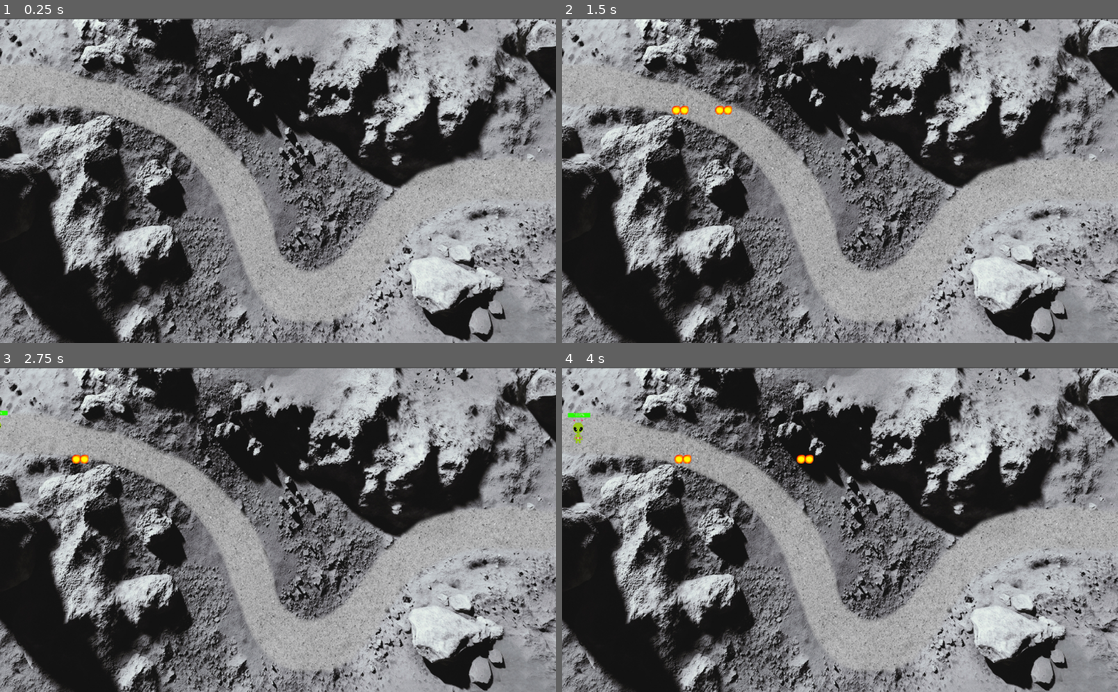
Above: before the commit, frames 1-4 (two rows, left to right).
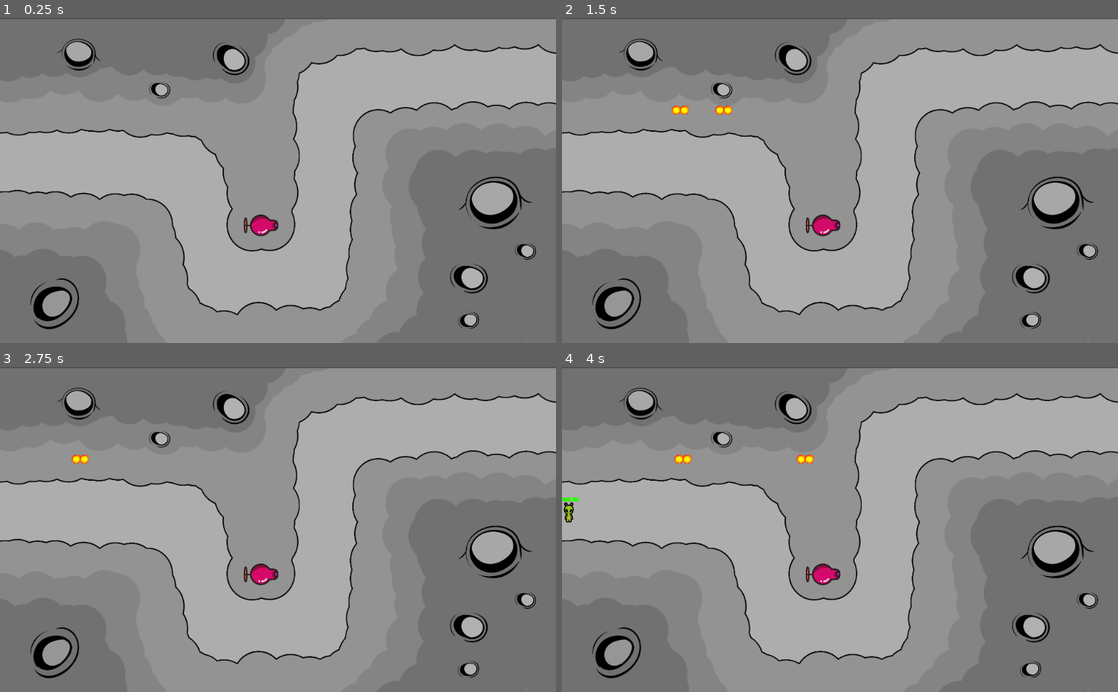
Above: after the commit, the same moments.

Repository: emilioeigler/Lunar_defense
Game: Godot game, scene res://Scenes/Level01.tscn
Two runs of this game, one before a commit and one after it. Both use one fixed random seed, a clock stepped at 60 frames per second and the inputs below. This scene is started directly instead of the project's main scene.
Inputs:
- Up to frame 1 (0.25 s): no input
- Up to frame 2 (1.5 s): tap Enter (ui_accept) at 0.5, 0.77 s
- Up to frame 3 (2.75 s): tap Enter (ui_accept) at 1.52 s
- Up to frame 4 (4 s): tap Enter (ui_accept) at 3.02, 3.77 s

The runs differ from the first frame. In frame 1, 77% of the frame differs, in the area x 0-100%, y 0-100%; in frame 2, 77%; in frame 3, 77%; in frame 4, 77%.

Commit message:
lista de enemigos + modulate alpha

Diff:
--- /dev/null
+++ b/Scenes/Arma01.gd
@@ -0,0 +1,63 @@
+extends Node2D
+
+export(PackedScene) var Bala
+
+var vida_enemy = 0
+var direction = true
+var vectorDirection
+var vectorPosition
+var timer = 0
+var disparar = 0
+var enemy_target = null
+var lista_enemy = []
+
+
+# Called when the node enters the scene tree for the first time.
+func _ready():
+	pass # Replace with function body.
+
+func _physics_process(delta):
+	if lista_enemy:
+		enemy_target = lista_enemy[0]
+	if disparar <= 0:
+		disparar = 0
+		enemy_target = null
+	if enemy_target:
+		vida_enemy = enemy_target.vida
+	if vida_enemy == 0:
+		enemy_target = null
+
+	timer+=1
+
+	if disparar > 0:
+		if enemy_target:
+			look_at(enemy_target.global_position)
+			if timer==10 || timer==17 || timer==24:
+				var bala_instance = Bala.instance()
+				vectorPosition = position
+				bala_instance.pos = vectorPosition
+				vectorDirection = -1 * (global_position - enemy_target.global_position)
+				bala_instance.dir = vectorDirection
+				get_parent().add_child(bala_instance)
+
+	if timer>100:
+		timer = 0
+
+	pass
+
+func _on_Area2D_body_entered(body):
+	if body.is_in_group("enemy"):
+
+		disparar += 1
+		lista_enemy.append(body)
+
+
+	pass # Replace with function body.
+
+
+func _on_Area2D_body_exited(body):
+	if body.is_in_group("enemy"):
+		disparar -= 1
+		var nodo = lista_enemy.find(body)
+		lista_enemy.remove(nodo)
+	pass # Replace with function body.
--- /dev/null
+++ b/Scenes/Arma01.tscn
@@ -0,0 +1,33 @@
+[gd_scene load_steps=5 format=2]
+
+[ext_resource path="res://Scenes/Arma01.gd" type="Script" id=1]
+[ext_resource path="res://Scenes/Bala.tscn" type="PackedScene" id=2]
+[ext_resource path="res://Art/arma01.png" type="Texture" id=3]
+
+[sub_resource type="CircleShape2D" id=1]
+
+custom_solver_bias = 0.0
+radius = 220.32
+
+[node name="Arma01" type="Node2D"]
+script = ExtResource( 1 )
+Bala = ExtResource( 2 )
+
+[node name="arma01" type="Sprite" parent="."]
+scale = Vector2( 0.429315, 0.429315 )
+texture = ExtResource( 3 )
+
+[node name="Area2D" type="Area2D" parent="."]
+input_pickable = true
+gravity_vec = Vector2( 0, 1 )
+gravity = 98.0
+linear_damp = 0.1
+angular_damp = 1.0
+audio_bus_override = false
+audio_bus_name = "Master"
+
+[node name="CollisionShape2D" type="CollisionShape2D" parent="Area2D"]
+shape = SubResource( 1 )
+
+[connection signal="body_entered" from="Area2D" to="." method="_on_Area2D_body_entered"]
+[connection signal="body_exited" from="Area2D" to="." method="_on_Area2D_body_exited"]
--- a/Scenes/Enemy01.tscn
+++ b/Scenes/Enemy01.tscn
@@ -1,7 +1,7 @@
 [gd_scene load_steps=7 format=2]
 
 [ext_resource path="res://Script/Enemy01.gd" type="Script" id=1]
-[ext_resource path="res://Scenes/KinematicBody2D.gd" type="Script" id=2]
+[ext_resource path="res://Script/KinematicBody2D.gd" type="Script" id=2]
 [ext_resource path="res://Art/ball.png" type="Texture" id=3]
 
 [sub_resource type="Curve2D" id=1]
@@ -39,10 +39,11 @@
 anti_aliasing = true
 anti_aliasing_size = 1
 
-[sub_resource type="CircleShape2D" id=2]
+[sub_resource type="CapsuleShape2D" id=3]
 
 custom_solver_bias = 0.0
-radius = 20.2644
+radius = 7.28073
+height = 16.5626
 
 [node name="Enemy01" type="Node2D" groups=[
 "enemy",
@@ -62,26 +63,26 @@
 v_offset = 0.0
 rotate = false
 cubic_interp = true
-loop = true
+loop = false
 lookahead = 4.0
 
 [node name="ProgressBar" type="ProgressBar" parent="Path2D/PathFollow2D"]
 anchor_left = 0.0
 anchor_top = 0.0
-anchor_right = 0.53
+anchor_right = 0.0
 anchor_bottom = 0.0
-margin_left = -19.0
-margin_top = -34.0
-margin_right = 49.0
-margin_bottom = -20.0
-rect_scale = Vector2( 0.6, 0.6 )
+margin_left = -15.0
+margin_top = -28.0
+margin_right = 53.0
+margin_bottom = -14.0
+rect_scale = Vector2( 0.5, 0.5 )
 rect_pivot_offset = Vector2( 0, 0 )
 rect_clip_content = false
 mouse_filter = 0
 mouse_default_cursor_shape = 0
 size_flags_horizontal = 1
 size_flags_vertical = 0
-custom_styles/fg = SubResource( 3 )
+custom_styles/fg = SubResource( 2 )
 custom_colors/font_color = Color( 1, 1, 1, 1 )
 custom_colors/font_color_shadow = Color( 1, 1, 1, 1 )
 min_value = 0.0
@@ -106,10 +107,10 @@
 script = ExtResource( 2 )
 
 [node name="CollisionShape2D" type="CollisionShape2D" parent="Path2D/PathFollow2D/KinematicBody2D"]
-position = Vector2( 0.786125, 0.0601577 )
-rotation = -0.674744
-shape = SubResource( 2 )
+position = Vector2( 1.70875, 0.427187 )
+shape = SubResource( 3 )
 
 [node name="Sprite" type="Sprite" parent="Path2D/PathFollow2D"]
-scale = Vector2( 0.16353, 0.16353 )
+position = Vector2( 1.70876, -1.13917 )
+scale = Vector2( 0.123518, 0.123518 )
 texture = ExtResource( 3 )
--- a/Scenes/KinematicBody2D.gd
+++ /dev/null
@@ -1,6 +0,0 @@
-extends KinematicBody2D
-
-
-
-func hit():
-	get_node("../../..").vida()
--- a/Scenes/Level01.tscn
+++ b/Scenes/Level01.tscn
@@ -1,15 +1,16 @@
-[gd_scene load_steps=6 format=2]
+[gd_scene load_steps=7 format=2]
 
 [ext_resource path="res://Script/Level01.gd" type="Script" id=1]
 [ext_resource path="res://Scenes/Enemy01.tscn" type="PackedScene" id=2]
 [ext_resource path="res://Scenes/Bala.tscn" type="PackedScene" id=3]
 [ext_resource path="res://Art/background01.png" type="Texture" id=4]
+[ext_resource path="res://Scenes/Arma01.tscn" type="PackedScene" id=5]
 
 [sub_resource type="Curve2D" id=1]
 
 bake_interval = 5.0
 _data = {
-"points": PoolVector2Array( -101.944, -9.12333, 101.944, 9.12333, -13.8867, 114.254, -125.823, -57.5963, 125.823, 57.5963, 316.142, 195.175, -103.292, 22.2134, 103.292, -22.2134, 568.423, 522.029, -349.941, -53.0742, 349.941, 53.0742, 1023.8, 295.135 )
+"points": PoolVector2Array( -101.944, -9.12333, 101.944, 9.12333, -32.9268, 268.162, -125.823, -57.5963, 125.823, 57.5963, 290.755, 293.548, -225.466, -15.8668, 225.466, 15.8668, 484.329, 495.056, -235.7, -13.4074, 235.7, 13.4074, 708.05, 114.254, 0, 0, 0, 0, 1055.81, 120.072 )
 }
 
 [node name="Level01" type="Node2D"]
@@ -28,12 +29,15 @@
 curve = SubResource( 1 )
 
 [node name="PathFollow2D" type="PathFollow2D" parent="Path2D"]
-position = Vector2( -18.4669, 121.151 )
-rotation = 0.854107
+position = Vector2( -32.9268, 268.162 )
+rotation = 0.0895974
 offset = 0.0
 h_offset = 0.0
 v_offset = 0.0
-rotate = true
+rotate = false
 cubic_interp = true
-loop = true
+loop = false
 lookahead = 4.0
+
+[node name="Arma01" parent="." instance=ExtResource( 5 )]
+position = Vector2( 480.491, 382.85 )
--- a/Script/Enemy01.gd
+++ b/Script/Enemy01.gd
@@ -3,6 +3,8 @@
 var posision = 0.0
 export var speed =  0.5
 var vida = 100
+var timer = 0
+var vivo = true
 
 onready var follow = get_node("Path2D/PathFollow2D")
 
@@ -13,10 +15,24 @@
 
 func _process(delta):
 	follow.offset += speed
+	if vida == 0:
+		timer += 1
+	if timer >= 500:
+		$Path2D/PathFollow2D/Sprite.modulate.a -= 0.005
+	if timer == 700:
+		_morir()
 	pass
 
 func vida():
-	vida -= 1
+	vida -= 5
 	get_node("Path2D/PathFollow2D/ProgressBar").value = vida
-	if vida == 0:
-		queue_free()
+	if vida == 0 and vivo:
+		vivo=false
+		get_node("Path2D/PathFollow2D/Sprite").texture = load("res://Art/charco.png")
+		get_node("Path2D/PathFollow2D/Sprite").scale = Vector2(1,1)
+		get_node("Path2D/PathFollow2D/ProgressBar").hide()
+		get_node("Path2D/PathFollow2D/KinematicBody2D").queue_free()
+		speed = 0
+
+func _morir():
+	queue_free()
--- /dev/null
+++ b/Script/KinematicBody2D.gd
@@ -0,0 +1,10 @@
+extends KinematicBody2D
+
+var vida
+
+func _process(delta):
+
+	vida = get_node("../../..").vida
+
+func hit():
+	get_node("../../..").vida()
--- a/Script/Level01.gd
+++ b/Script/Level01.gd
@@ -11,6 +11,8 @@
 var enemigo05
 var enemigo06
 var enemigo07
+
+
 
 var bala
 
@@ -43,6 +45,6 @@
 
 func _nuevo_enemigo(name):
 	name = Enemy_01.instance()
-
+	var guardias = get_tree().get_nodes_in_group("guardias")
 	name.get_node("Path2D").curve = follow.curve
 	add_child (name)
Binary file removed: Art/168467-10416772.jpg
Binary file added: Art/arma01.png
Not shown, changed: Art/arma01.png.import
Binary file changed: Art/background01.png
Binary file changed: Art/ball.png
Binary file added: Art/charco.png
Not shown, added: Art/charco.png.import
Not shown: 1 places in Scenes/Enemy01.tscn that only renumber resources
